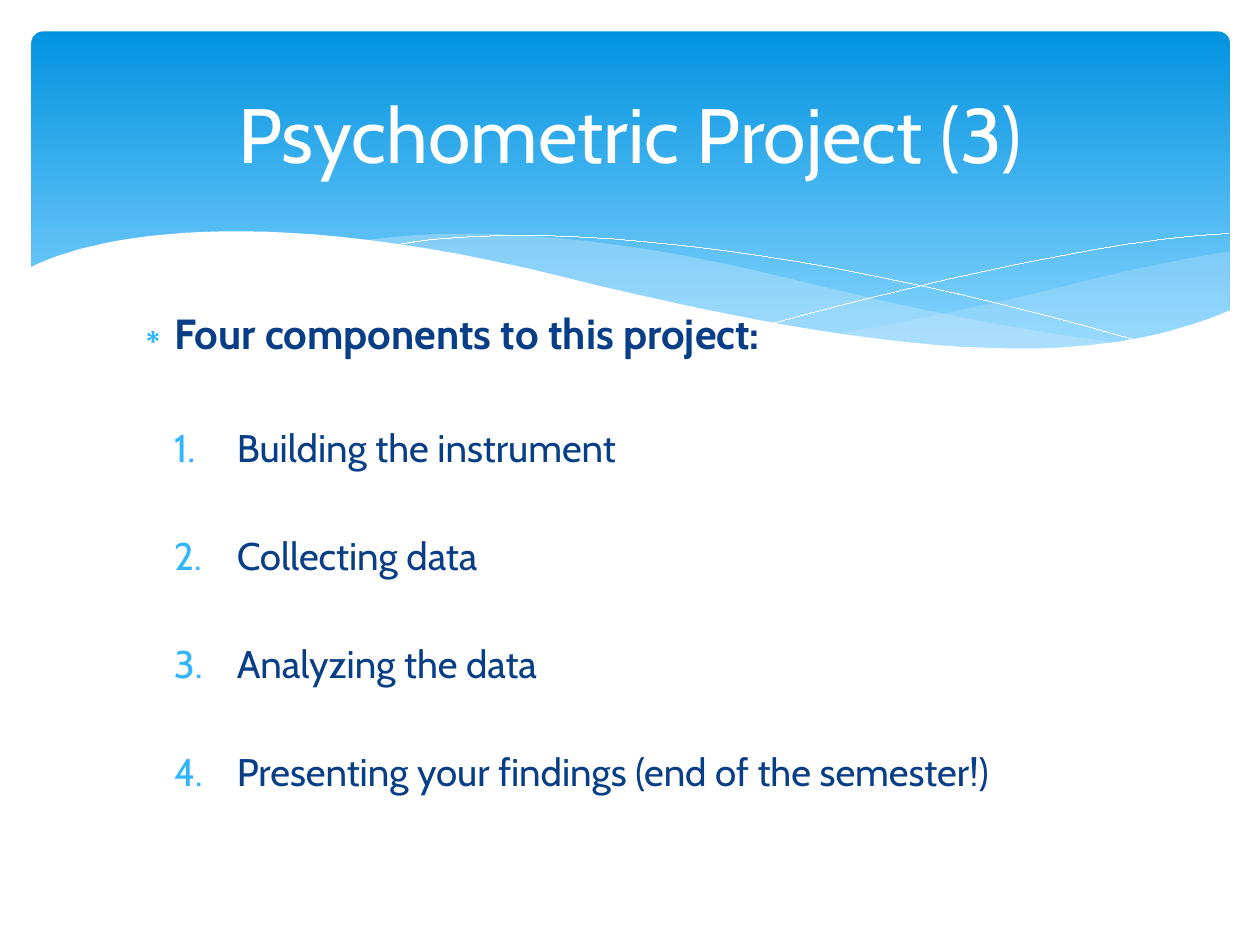
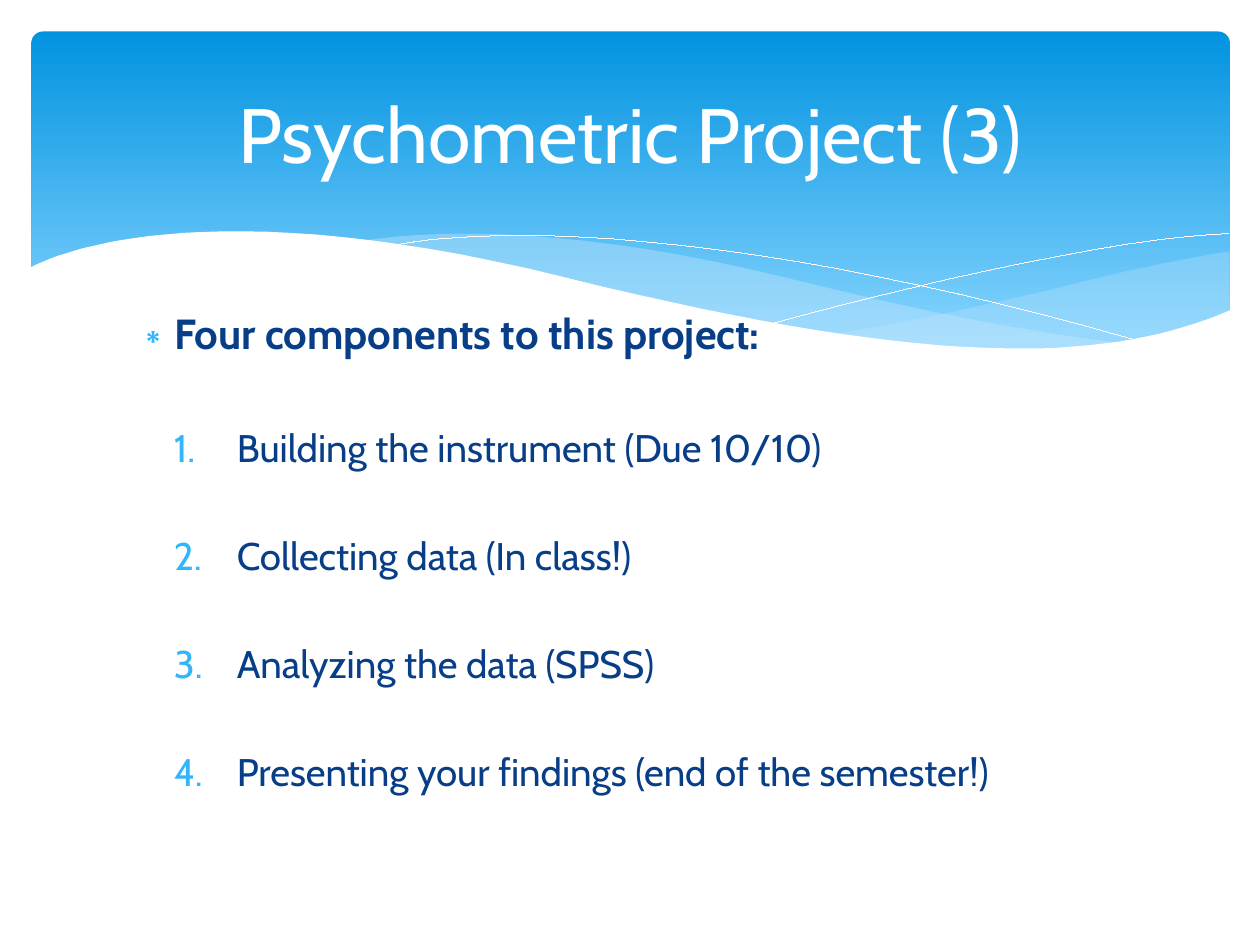
Before and after one commit to npm27/Teaching-Materials, a slide deck: slide 10 of Tests and Eval/Slides/0 First Day Info.pptx. Drawn at 1260x945 pixels with LibreOffice and Linux fonts; fonts in the diff are those of the drawing. Boxes give left, top, right and bottom in pixels: in the first picture for what was removed or moved away, otherwise in the second. Text is boxed around its words. In the diff, an @@ line names an element or a change of style, - is before the commit and + after.

Commit message:
Psychometric project

```diff
--- a/Tests and Eval/Slides/0 First Day Info.pptx
+++ b/Tests and Eval/Slides/0 First Day Info.pptx
@@ text at (x1=237, y1=433, x2=821, y2=687): text changed @@
-  1. Building the instrument
-  2. Collecting data
-  3. Analyzing the data
+  1. Building the instrument (Due 10/10)
+  2. Collecting data (In class!)
+  3. Analyzing the data (SPSS)
```
Also in this commit, not shown: 3 other slides changed, 5 other files.
